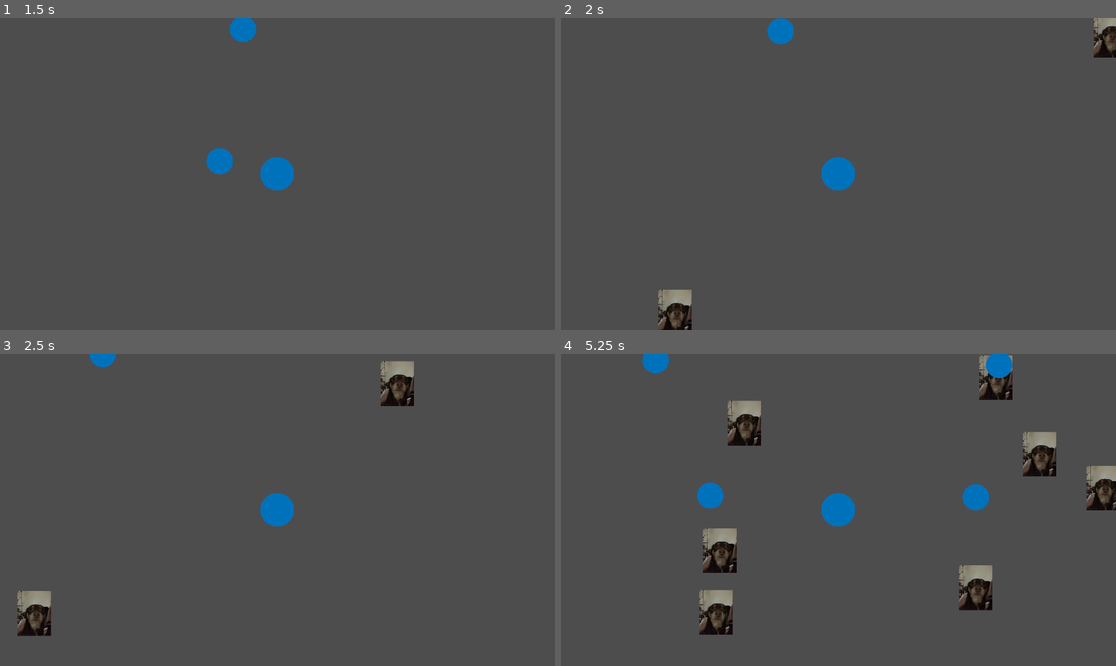
Above: before the commit, frames 1-4 (two rows, left to right).
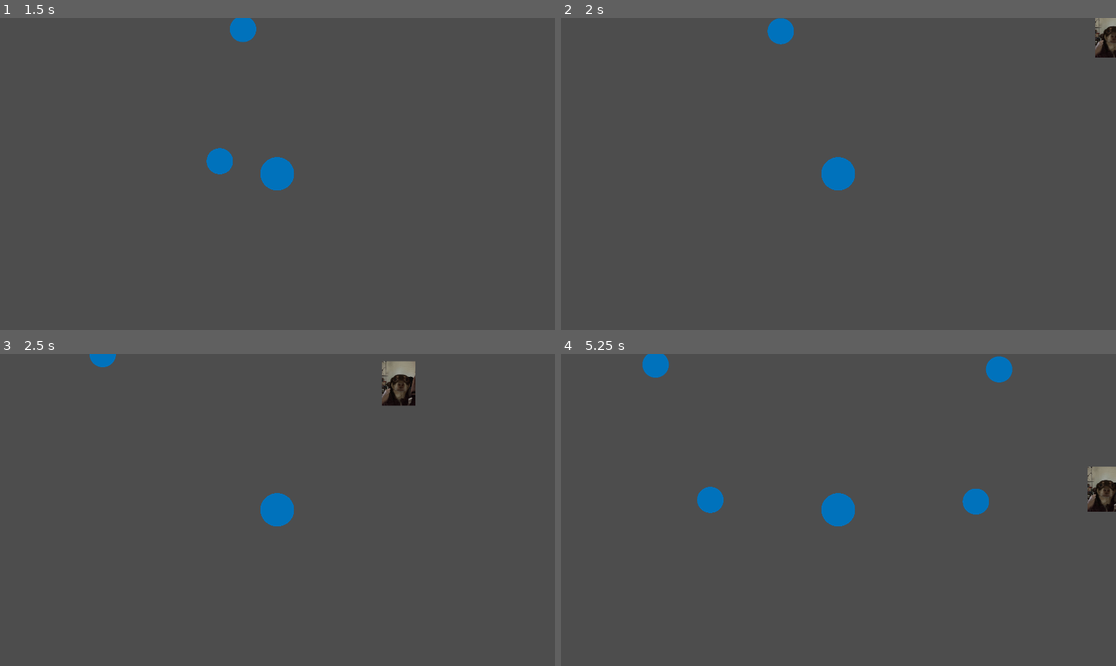
Above: after the commit, the same moments.

Repository: anxapa/mushroom-survive-her
Game: Godot game, scene res://Scenes/main_scene.tscn
Same seed, same stepped clock (60 frames per second), same inputs: the game is played once before the commit and once after it.
Inputs:
- Up to frame 1 (1.5 s): tap Enter at 0.5 s; hold Right (ui_right) 0.53-1.28 s; hold Down (ui_down) from 1.28 s (still down)
- Up to frame 2 (2 s): keep holding Down (ui_down)
- Up to frame 3 (2.5 s): release Down (ui_down) at 2.03 s; hold Right (ui_right) from 2.03 s (still down)
- Up to frame 4 (5.25 s): release Right (ui_right) at 2.78 s; hold Up (ui_up) 2.78-3.53 s; hold Left (ui_left) 3.53-5.03 s; hold Down (ui_down) from 5.03 s (still down)

Frame 1 is identical in both runs. In frame 2, 0.8% of the frame differs, in the area x 17-100%, y 0-100%; in frame 3, 1.0%; in frame 4, 5.1%, in the area x 14-100%, y 0-90%.

Commit message:
Added various enemy utilities
- Fixed enemy contact damage to fix a bug that prevented player from taking damage with prolonged contact

- Added signal bus

- Improved enemy manager spawning

Diff:
--- a/Scenes/player.gd
+++ b/Scenes/player.gd
@@ -1,13 +1,17 @@
 extends CharacterBody2D
+@export var invincible_time := 1.0
 @export var speed = 900;
+
 var health := 3
+var is_invincible := false
+
 
 func _ready() -> void:
+	SignalBus.player_death.connect(_on_player_death)
 	GameManager.set_player(self)
 
 func _physics_process(delta: float) -> void:
 	movement(delta)
-	print(health)
 
 func movement(delta: float) -> void:
 	# Get the input direction and handle the movement/deceleration.
@@ -35,7 +39,22 @@
 	move_and_slide()
 
 func take_damage(damage: int) -> void:
-	health -= damage
+	if not is_invincible:
+		health -= damage
+		if health <= 0:
+			SignalBus.player_death.emit()
+		move_and_slide()
+		is_invincible = true
+		await get_tree().create_timer(invincible_time).timeout
+		is_invincible = false
+
+func _on_player_death() -> void:
+	visible = false
 
 func _on_hurtbox_body_entered(body: Node2D) -> void:
 	take_damage((body as Enemy).contact_damage)
+	# if enemy is still touching player after invincibility timeout, deal damage again
+	await get_tree().create_timer(invincible_time).timeout
+	if ($Hurtbox.has_overlapping_bodies()):
+		if ($Hurtbox.get_overlapping_bodies()[0] == body):
+			_on_hurtbox_body_entered(body)
--- a/Scripts/enemy_manager.gd
+++ b/Scripts/enemy_manager.gd
@@ -1,14 +1,23 @@
 extends Node2D
 var player = GameManager.get_player()
+var base_frequency := 5.0
+# time elapsed in seconds
+var time_elasped := 0.0
+var can_spawn := true
 const ant = preload("res://scenes/Enemy/ant_mob.tscn")
 
 func _ready() -> void:
-	spawn_mob()
+	pass
 
 func _physics_process(delta: float) -> void:
-	pass
+	if can_spawn:
+		spawn_mob()
+	time_elasped += delta
 
 func spawn_mob() -> void:
-	for n in 10:
+	can_spawn = false
+	for n in 1:
 		var ant = ant.instantiate()
 		add_child(ant)
+	await get_tree().create_timer(base_frequency).timeout
+	can_spawn = true
--- a/project.godot
+++ b/project.godot
@@ -18,6 +18,7 @@
 [autoload]
 
 GameManager="*res://Scripts/GameManager.gd"
+SignalBus="*res://signal_bus.gd"
 
 [display]
 
--- /dev/null
+++ b/signal_bus.gd
@@ -0,0 +1,2 @@
+extends Node
+signal player_death
Not shown, added: signal_bus.gd.uid
